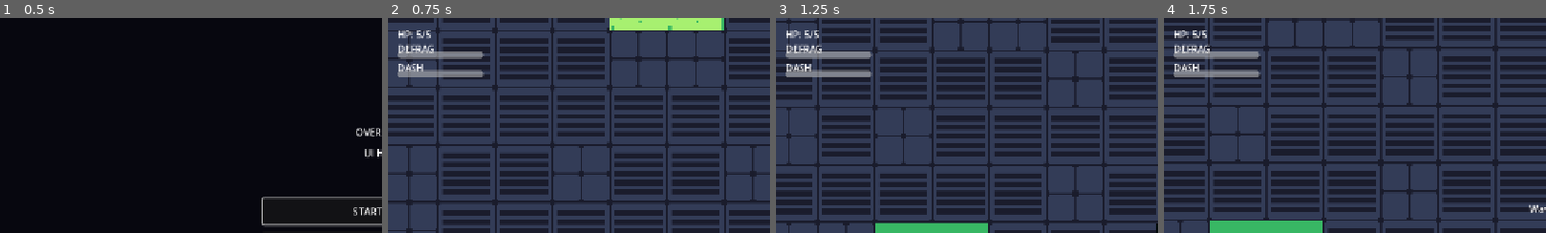
Above: before the commit, frames 1-4 (left to right).
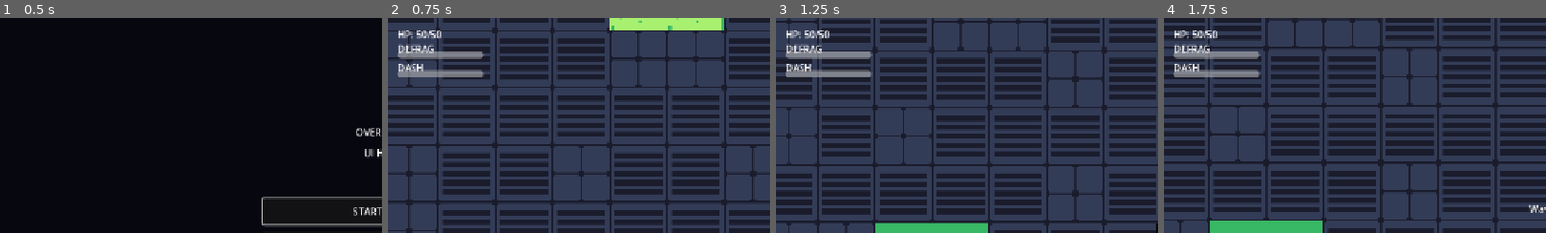
Above: after the commit, the same moments.

Repository: Gubari/ScreenRot
Game: Godot game, scene res://scenes/menus/main_menu.tscn
The game is run twice, just before and just after one commit, with the same random seed, the same clock (stepped at 60 frames per second) and the same inputs.
Inputs (mouse positions are % of the whole screen's width and height, from its top left):
- Up to frame 1 (0.5 s): no input
- Up to frame 2 (0.75 s): click "START GAME" at 0.5 s
- Up to frame 3 (1.25 s): no input
- Up to frame 4 (1.75 s): move the mouse to (72, 45) at 1.27 s; press the mouse at (72, 45) at 1.28 s; hold D (move_right) from 1.28 s (still down)
The pictures show only the part of the screen within x 0-50%, y 0-50%; the shares and areas given below are measured in that part.

Frame 1 is identical in both runs. In frame 2, 0.2% of the frame differs, in the area x 8-14%, y 5-10%; in frame 3, 0.2%; in frame 4, 0.2%.

Commit message:
Igrac2, napravljena boss mehanika sa 3 faze

Diff:
--- /dev/null
+++ b/scenes/effects/screen_closing.tscn
@@ -0,0 +1,23 @@
+[gd_scene load_steps=2 format=3]
+
+[ext_resource type="Script" path="res://scripts/effects/screen_closing.gd" id="1_sc"]
+
+[node name="ScreenClosing" type="CanvasLayer"]
+layer = 100
+script = ExtResource("1_sc")
+
+[node name="Top" type="ColorRect" parent="."]
+mouse_filter = 2
+color = Color(0, 0, 0, 1)
+
+[node name="Bottom" type="ColorRect" parent="."]
+mouse_filter = 2
+color = Color(0, 0, 0, 1)
+
+[node name="Left" type="ColorRect" parent="."]
+mouse_filter = 2
+color = Color(0, 0, 0, 1)
+
+[node name="Right" type="ColorRect" parent="."]
+mouse_filter = 2
+color = Color(0, 0, 0, 1)
--- /dev/null
+++ b/scenes/effects/screen_fragment.tscn
@@ -0,0 +1,24 @@
+[gd_scene load_steps=3 format=3]
+
+[ext_resource type="Script" path="res://scripts/effects/screen_fragment.gd" id="1_frag"]
+
+[sub_resource type="CircleShape2D" id="CircleShape2D_frag"]
+radius = 14.0
+
+[node name="ScreenFragment" type="Area2D"]
+collision_layer = 0
+collision_mask = 1
+script = ExtResource("1_frag")
+
+[node name="Sprite" type="Polygon2D" parent="."]
+color = Color(0, 1, 1, 0.9)
+polygon = PackedVector2Array(-8, -8, 8, -8, 8, 8, -8, 8)
+
+[node name="Glow" type="Polygon2D" parent="."]
+modulate = Color(0, 1, 1, 0.3)
+polygon = PackedVector2Array(-12, -12, 12, -12, 12, 12, -12, 12)
+
+[node name="CollisionShape2D" type="CollisionShape2D" parent="."]
+shape = SubResource("CircleShape2D_frag")
+
+[connection signal="body_entered" from="." to="." method="_on_body_entered"]
--- a/scenes/enemies/bloatware_boss.tscn
+++ b/scenes/enemies/bloatware_boss.tscn
@@ -190,9 +190,8 @@
 collision_layer = 2
 collision_mask = 2
 script = ExtResource("1_boss")
-bullet_damage = 3
-fire_rate = 1.0
-bullet_speed = 600.0
+bullet_damage = 2
+max_hp = 50
 move_speed = 40.0
 contact_damage = 2
 score_value = 500
--- a/scenes/game.tscn
+++ b/scenes/game.tscn
@@ -8,6 +8,7 @@
 [ext_resource type="PackedScene" uid="uid://dom7chcv6feqq" path="res://scenes/menus/pause_menu.tscn" id="6_pausemenu"]
 [ext_resource type="Script" uid="uid://cfdwc1asb32m2" path="res://scripts/managers/wave_data.gd" id="7_kvuet"]
 [ext_resource type="PackedScene" uid="uid://beff53ikalm77" path="res://scenes/menus/upgrade_select.tscn" id="7_upgrade"]
+[ext_resource type="PackedScene" path="res://scenes/effects/screen_closing.tscn" id="12_screen_closing"]
 [ext_resource type="PackedScene" uid="uid://dwp4bu4c432oh" path="res://scenes/map/dungeon_map.tscn" id="8_dungeon_map"]
 [ext_resource type="Script" uid="uid://rqs6ujqgf1ee" path="res://scripts/managers/wave_manager.gd" id="8_wave_manager"]
 [ext_resource type="Resource" uid="uid://cdxps804a0b46" path="res://resources/waves/wave_1.tres" id="9_wave1"]
@@ -130,6 +131,26 @@
 text = "CLEAN"
 horizontal_alignment = 2
 
+[node name="BossBarContainer" type="VBoxContainer" parent="HUD"]
+visible = false
+anchors_preset = 5
+anchor_left = 0.5
+anchor_right = 0.5
+offset_left = -200.0
+offset_top = 12.0
+offset_right = 200.0
+offset_bottom = 52.0
+grow_horizontal = 2
+
+[node name="BossNameLabel" type="Label" parent="HUD/BossBarContainer"]
+horizontal_alignment = 1
+text = "BOSS"
+
+[node name="BossHealthBar" type="ProgressBar" parent="HUD/BossBarContainer"]
+custom_minimum_size = Vector2(400, 20)
+value = 100.0
+show_percentage = false
+
 [node name="WaveLabel" type="Label" parent="HUD" unique_id=692091030]
 offset_left = 490.0
 offset_top = 300.0
@@ -144,3 +165,5 @@
 [node name="PauseMenu" parent="." unique_id=875356330 instance=ExtResource("6_pausemenu")]
 
 [node name="UpgradeSelect" parent="." unique_id=1051217664 instance=ExtResource("7_upgrade")]
+
+[node name="ScreenClosing" parent="." instance=ExtResource("12_screen_closing")]
--- a/scenes/menus/game_over.tscn
+++ b/scenes/menus/game_over.tscn
@@ -3,7 +3,7 @@
 [ext_resource type="Script" path="res://scripts/menus/game_over.gd" id="1_gameover"]
 
 [node name="GameOver" type="CanvasLayer"]
-layer = 10
+layer = 110
 process_mode = 3
 script = ExtResource("1_gameover")
 
@@ -31,6 +31,11 @@
 custom_minimum_size = Vector2(300, 40)
 horizontal_alignment = 1
 text = "GAME OVER"
+
+[node name="Subtitle" type="Label" parent="Panel"]
+visible = false
+horizontal_alignment = 1
+modulate = Color(1, 0.4, 0.4, 1)
 
 [node name="Spacer1" type="Control" parent="Panel"]
 custom_minimum_size = Vector2(0, 10)
--- a/scenes/menus/pause_menu.tscn
+++ b/scenes/menus/pause_menu.tscn
@@ -3,7 +3,7 @@
 [ext_resource type="Script" path="res://scripts/menus/pause_menu.gd" id="1_pausemenu"]
 
 [node name="PauseMenu" type="CanvasLayer"]
-layer = 10
+layer = 110
 process_mode = 3
 script = ExtResource("1_pausemenu")
 
--- a/scenes/player/player.tscn
+++ b/scenes/player/player.tscn
@@ -57,6 +57,7 @@
 [node name="Player" type="CharacterBody2D" unique_id=1085202173]
 collision_mask = 2
 script = ExtResource("1_player")
+max_hp = 50
 
 [node name="Sprite2D" type="AnimatedSprite2D" parent="." unique_id=268205600]
 scale = Vector2(0.85, 0.85)
--- /dev/null
+++ b/scripts/effects/screen_closing.gd
@@ -0,0 +1,81 @@
+extends CanvasLayer
+
+## Controls the 4 black bars that close in from the screen edges.
+## screen_percent = 100 means full visibility, 0 means fully black.
+
+signal screen_percent_changed(percent: float)
+signal screen_fully_closed()
+
+var screen_percent: float = 100.0
+var shrink_rate: float = 0.0  # percent per second lost
+var _active: bool = false
+
+@onready var top: ColorRect = $Top
+@onready var bottom: ColorRect = $Bottom
+@onready var left_bar: ColorRect = $Left
+@onready var right_bar: ColorRect = $Right
+
+func _ready() -> void:
+	layer = 100
+	_update_bars()
+
+func _process(delta: float) -> void:
+	if not _active:
+		return
+	if shrink_rate > 0.0:
+		screen_percent -= shrink_rate * delta
+		screen_percent = maxf(screen_percent, 0.0)
+		_update_bars()
+		screen_percent_changed.emit(screen_percent)
+		if screen_percent <= 0.0:
+			_active = false
+			screen_fully_closed.emit()
+
+func start(rate: float) -> void:
+	shrink_rate = rate
+	_active = true
+
+func stop() -> void:
+	_active = false
+	shrink_rate = 0.0
+
+func restore(amount: float) -> void:
+	screen_percent = minf(screen_percent + amount, 100.0)
+	_update_bars()
+	screen_percent_changed.emit(screen_percent)
+
+func reset_to_full() -> void:
+	_active = false
+	shrink_rate = 0.0
+	var tw := create_tween()
+	tw.tween_method(_set_percent, screen_percent, 100.0, 0.8).set_trans(Tween.TRANS_QUAD).set_ease(Tween.EASE_OUT)
+
+func set_percent_immediate(value: float) -> void:
+	screen_percent = clampf(value, 0.0, 100.0)
+	_update_bars()
+	screen_percent_changed.emit(screen_percent)
+
+func _set_percent(value: float) -> void:
+	screen_percent = value
+	_update_bars()
+	screen_percent_changed.emit(screen_percent)
+
+func _update_bars() -> void:
+	var vp_size := get_viewport().get_visible_rect().size
+	# fraction of screen covered on each side (0 = no bar, 0.5 = fully closed)
+	var cover := (1.0 - screen_percent / 100.0) * 0.5
+
+	var bar_h := vp_size.y * cover
+	var bar_w := vp_size.x * cover
+
+	top.position = Vector2.ZERO
+	top.size = Vector2(vp_size.x, bar_h)
+
+	bottom.position = Vector2(0, vp_size.y - bar_h)
+	bottom.size = Vector2(vp_size.x, bar_h)
+
+	left_bar.position = Vector2(0, bar_h)
+	left_bar.size = Vector2(bar_w, vp_size.y - bar_h * 2.0)
+
+	right_bar.position = Vector2(vp_size.x - bar_w, bar_h)
+	right_bar.size = Vector2(bar_w, vp_size.y - bar_h * 2.0)
--- /dev/null
+++ b/scripts/effects/screen_fragment.gd
@@ -0,0 +1,20 @@
+extends Area2D
+
+signal collected(value: float)
+
+@export var restore_value: float = 15.0
+var _tween: Tween
+
+func _ready() -> void:
+	add_to_group("screen_fragments")
+	collision_layer = 0
+	collision_mask = 1  # detect player
+	# Pulse animation
+	_tween = create_tween().set_loops()
+	_tween.tween_property(self, "scale", Vector2(1.2, 1.2), 0.4).set_trans(Tween.TRANS_SINE)
+	_tween.tween_property(self, "scale", Vector2(0.8, 0.8), 0.4).set_trans(Tween.TRANS_SINE)
+
+func _on_body_entered(body: Node2D) -> void:
+	if body.is_in_group("player"):
+		collected.emit(restore_value)
+		queue_free()
--- a/scripts/enemies/boss_base.gd
+++ b/scripts/enemies/boss_base.gd
@@ -2,39 +2,184 @@
 class_name BossBase
 
 signal boss_defeated(boss_id: String, score: int)
+signal phase_changed(phase: int)
+signal request_screen_shrink(rate: float)
+signal request_screen_restore(amount: float)
+signal request_zoom(target_zoom: float)
+signal fragment_spawn_requested(world_pos: Vector2, value: float)
 
 @export var boss_id: String = "bloatware"
 @export var bullet_damage: int = 1
-@export var fire_rate: float = 2.0
-@export var bullet_speed: float = 200.0
-
+@export var fire_rate: float = 1.0
+@export var bullet_speed: float = 600.0
+
+# Phase thresholds (percent of max_hp)
+@export var phase2_threshold: float = 0.6
+@export var phase3_threshold: float = 0.3
+
+# Phase 1 config
+@export var p1_shrink_rate: float = 2.0
+@export var p1_fire_rate: float = 1.0
+@export var p1_move_speed: float = 40.0
+@export var p1_fragment_rate: float = 3.0
+@export var p1_fragment_value: float = 15.0
+@export var p1_immune_threshold: float = 50.0
+
+# Phase 2 config
+@export var p2_shrink_rate: float = 4.0
+@export var p2_fire_rate: float = 0.8
+@export var p2_move_speed: float = 70.0
+@export var p2_spread_count: int = 3
+@export var p2_spread_angle: float = 25.0
+@export var p2_fragment_rate: float = 3.0
+@export var p2_fragment_value: float = 10.0
+@export var p2_immune_threshold: float = 50.0
+@export var p2_zoom_per_shot: float = 0.02
+@export var p2_max_zoom: float = 1.4
+
+# Phase 3 config
+@export var p3_shrink_rate: float = 6.0
+@export var p3_fire_rate: float = 0.6
+@export var p3_move_speed: float = 100.0
+@export var p3_ring_count: int = 8
+@export var p3_fragment_rate: float = 2.5
+@export var p3_fragment_value: float = 8.0
+@export var p3_immune_threshold: float = 60.0
+@export var p3_panic_threshold: float = 20.0
+
+var current_phase: int = 0
 var fire_timer: float = 0.0
+var fragment_timer: float = 0.0
 var is_dying: bool = false
+var is_transitioning: bool = false
+var current_zoom: float = 1.0
+var screen_percent: float = 100.0
 
 var bullet_scene: PackedScene = preload("res://scenes/enemies/boss_bullet.tscn")
+var fragment_scene: PackedScene = preload("res://scenes/effects/screen_fragment.tscn")
 
 func _ready() -> void:
 	enemy_type = "boss"
 	super._ready()
-	fire_timer = fire_rate
+	_enter_phase(1)
 
 func _physics_process(delta: float) -> void:
-	if is_dying:
+	if is_dying or is_transitioning:
 		return
 	super._physics_process(delta)
 	if player and is_instance_valid(player) and player.visible:
 		_handle_shooting(delta)
+		_handle_fragment_spawning(delta)
 		_update_animation()
 
 func do_movement(_delta: float) -> void:
+	if not player or not is_instance_valid(player):
+		return
 	var dir = (player.global_position - global_position).normalized()
 	velocity = dir * move_speed
 	var spr := get_node_or_null("Sprite") as AnimatedSprite2D
 	if spr:
 		spr.flip_h = dir.x < 0.0
 
+# ── Phase management ──────────────────────────────────────────
+
+func _enter_phase(phase: int) -> void:
+	current_phase = phase
+	match phase:
+		1:
+			fire_rate = p1_fire_rate
+			move_speed = p1_move_speed
+			fragment_timer = p1_fragment_rate
+			request_screen_shrink.emit(p1_shrink_rate)
+		2:
+			fire_rate = p2_fire_rate
+			move_speed = p2_move_speed
+			fragment_timer = p2_fragment_rate
+			request_screen_shrink.emit(p2_shrink_rate)
+		3:
+			fire_rate = p3_fire_rate
+			move_speed = p3_move_speed
+			fragment_timer = p3_fragment_rate
+			request_screen_shrink.emit(p3_shrink_rate)
+	fire_timer = fire_rate
+	phase_changed.emit(phase)
+
+func take_damage(amount: int) -> void:
+	if is_dying or is_transitioning:
+		return
+
+	# Check immunity based on screen percent
+	var threshold := _get_immune_threshold()
+	if screen_percent < threshold:
+		# Boss is immune — visual feedback
+		flash_immune()
+		return
+
+	current_hp -= amount
+	flash_white()
+	AudioManager.play_sfx("enemy_hit")
+
+	if current_hp <= 0:
+		die()
+		return
+
+	# Check phase transitions
+	var hp_percent := float(current_hp) / float(max_hp)
+	if current_phase == 1 and hp_percent <= phase2_threshold:
+		_transition_to_phase(2)
+	elif current_phase == 2 and hp_percent <= phase3_threshold:
+		_transition_to_phase(3)
+
+func _get_immune_threshold() -> float:
+	match current_phase:
+		1: return p1_immune_threshold
+		2: return p2_immune_threshold
+		3: return p3_immune_threshold
+	return 50.0
+
+func flash_immune() -> void:
+	modulate = Color(0.3, 0.3, 1.0, 1.0)
+	var tween = create_tween()
+	tween.tween_property(self, "modulate", Color.WHITE, 0.15)
+
+func _transition_to_phase(phase: int) -> void:
+	is_transitioning = true
+	velocity = Vector2.ZERO
+
+	# Flash effect
+	var flash_color := Color.ORANGE if phase == 2 else Color.RED
+	modulate = flash_color
+	var tw := create_tween()
+	tw.tween_property(self, "modulate", Color.WHITE, 0.3)
+	await tw.finished
+
+	if not is_instance_valid(self):
+		return
+
+	var pause_time := 1.0 if phase == 2 else 1.5
+
+	# Phase 3 mercy reset: give player some screen back
+	if phase == 3:
+		request_screen_restore.emit(40.0)
+
+	await get_tree().create_timer(pause_time).timeout
+
+	if not is_instance_valid(self):
+		return
+
+	is_transitioning = false
+	_enter_phase(phase)
+
+func set_screen_percent(value: float) -> void:
+	screen_percent = value
+
+# ── Shooting ──────────────────────────────────────────────────
+
 func _handle_shooting(delta: float) -> void:
 	fire_timer -= delta
+	# Phase 3 panic: double fire rate when screen is very low
+	if current_phase == 3 and screen_percent < p3_panic_threshold:
+		fire_timer -= delta  # ticks twice as fast
 	if fire_timer <= 0:
 		fire_timer = fire_rate
 		_shoot()
@@ -51,13 +196,75 @@
 		if spr.sprite_frames.has_animation("run"):
 			spr.play("run")
 
+	if not player or not is_instance_valid(player):
+		return
+
+	match current_phase:
+		1:
+			_shoot_single()
+		2:
+			_shoot_spread()
+		3:
+			_shoot_ring()
+
+func _shoot_single() -> void:
 	var dir = (player.global_position - global_position).normalized()
+	_spawn_bullet(dir)
+
+func _shoot_spread() -> void:
+	var base_dir = (player.global_position - global_position).normalized()
+	var base_angle = base_dir.angle()
+	var half_spread = deg_to_rad(p2_spread_angle) / 2.0
+	for i in p2_spread_count:
+		var t := 0.0
+		if p2_spread_count > 1:
+			t = float(i) / float(p2_spread_count - 1)  # 0 to 1
+		var angle = base_angle - half_spread + t * half_spread * 2.0
+		_spawn_bullet(Vector2(cos(angle), sin(angle)))
+	# Zoom effect
+	current_zoom = minf(current_zoom + p2_zoom_per_shot, p2_max_zoom)
+	request_zoom.emit(current_zoom)
+
+func _shoot_ring() -> void:
+	var angle_step = TAU / float(p3_ring_count)
+	for i in p3_ring_count:
+		var angle = i * angle_step
+		_spawn_bullet(Vector2(cos(angle), sin(angle)))
+
+func _spawn_bullet(dir: Vector2) -> void:
 	var bullet = bullet_scene.instantiate()
 	bullet.global_position = global_position
-	bullet.direction = dir
+	bullet.direction = dir.normalized()
 	bullet.speed = bullet_speed
 	bullet.damage = bullet_damage
 	get_tree().current_scene.add_child(bullet)
+
+# ── Fragment spawning ─────────────────────────────────────────
+
+func _handle_fragment_spawning(delta: float) -> void:
+	fragment_timer -= delta
+	if fragment_timer <= 0:
+		match current_phase:
+			1:
+				fragment_timer = p1_fragment_rate
+				_spawn_fragment(p1_fragment_value)
+			2:
+				fragment_timer = p2_fragment_rate
+				_spawn_fragment(p2_fragment_value)
+			3:
+				fragment_timer = p3_fragment_rate
+				_spawn_fragment(p3_fragment_value)
+
+func _spawn_fragment(value: float) -> void:
+	if not player or not is_instance_valid(player):
+		return
+	# Spawn at random position around the player within visible range
+	var angle = randf() * TAU
+	var dist = randf_range(100.0, 300.0)
+	var pos = player.global_position + Vector2(cos(angle), sin(angle)) * dist
+	fragment_spawn_requested.emit(pos, value)
+
+# ── Animation ─────────────────────────────────────────────────
 
 func _update_animation() -> void:
 	var spr := get_node_or_null("Sprite") as AnimatedSprite2D
@@ -74,11 +281,16 @@
 			if spr.animation != "idle":
 				spr.play("idle")
 
+# ── Death ─────────────────────────────────────────────────────
+
 func die() -> void:
 	if is_dying:
 		return
 	is_dying = true
 	velocity = Vector2.ZERO
+	# Reset all screen effects
+	request_screen_shrink.emit(0.0)
+	request_zoom.emit(1.0)
 	var spr := get_node_or_null("Sprite") as AnimatedSprite2D
 	if spr and spr.sprite_frames.has_animation("death"):
 		spr.play("death")
--- a/scripts/managers/enemy_spawner.gd
+++ b/scripts/managers/enemy_spawner.gd
@@ -77,8 +77,8 @@
 			return pos
 
 	# Fallback: clamp to map bounds
-	var angle := randf() * TAU
-	var pos := center + Vector2(cos(angle), sin(angle)) * spawn_margin
+	var fb_angle := randf() * TAU
+	var pos := center + Vector2(cos(fb_angle), sin(fb_angle)) * spawn_margin
 	pos.x = clampf(pos.x, map_rect.position.x + map_margin, map_rect.end.x - map_margin)
 	pos.y = clampf(pos.y, map_rect.position.y + map_margin, map_rect.end.y - map_margin)
 	return pos
--- a/scripts/managers/game_manager.gd
+++ b/scripts/managers/game_manager.gd
@@ -17,12 +17,20 @@
 @onready var upgrade_select: CanvasLayer = $UpgradeSelect
 @onready var debris_overlay: CanvasLayer = $DebrisOverlay
 @onready var dungeon_map: Node2D = $DungeonMap
+@onready var screen_closing: CanvasLayer = $ScreenClosing
+@onready var boss_bar_container: VBoxContainer = $HUD/BossBarContainer
+@onready var boss_name_label: Label = $HUD/BossBarContainer/BossNameLabel
+@onready var boss_health_bar: ProgressBar = $HUD/BossBarContainer/BossHealthBar
 
 var current_wave: int = 0
 var wave_active: bool = false
 
 var kills_this_wave: int = 0
 var run_credits: int = 0
+
+# Boss tracking
+var _active_boss: BossBase = null
+var _fragment_scene: PackedScene = preload("res://scenes/effects/screen_fragment.tscn")
 
 func _ready() -> void:
 	# Generate dungeon map first
@@ -51,7 +59,12 @@
 	upgrade_select.upgrade_chosen.connect(_on_upgrade_chosen)
 	if debris_overlay and debris_overlay.has_signal("debris_changed"):
 		debris_overlay.debris_changed.connect(_on_debris_changed)
+	if screen_closing and screen_closing.has_signal("screen_percent_changed"):
+		screen_closing.screen_percent_changed.connect(_on_screen_percent_changed)
+	if screen_closing and screen_closing.has_signal("screen_fully_closed"):
+		screen_closing.screen_fully_closed.connect(_on_screen_fully_closed)
 	update_hud()
+	boss_bar_container.visible = false
 	wave_label.visible = false
 	AudioManager.play_music("gameplay")
 	await get_tree().create_timer(1.0).timeout
@@ -60,6 +73,13 @@
 func _process(_delta: float) -> void:
 	defrag_bar.value = player.get_defrag_percent() * 100.0
 	dash_bar.value = player.get_dash_percent() * 100.0
+	# Auto-detect boss if not connected yet
+	if not _active_boss or not is_instance_valid(_active_boss):
+		_try_connect_boss()
+	# Update boss health bar
+	if _active_boss and is_instance_valid(_active_boss):
+		boss_health_bar.value = (float(_active_boss.current_hp) / float(_active_boss.max_hp)) * 100.0
+		_update_boss_bar_color()
 	if OS.is_debug_build() and Input.is_key_pressed(KEY_U):
 		_debug_skip_wave()
 
@@ -81,6 +101,115 @@
 
 func get_wave_data(wave: int) -> Array:
 	return wave_manager.get_wave_data(wave)
+
+# ── Boss connection ───────────────────────────────────────────
+
+func _try_connect_boss() -> void:
+	for enemy in get_tree().get_nodes_in_group("enemies"):
+		if enemy is BossBase:
+			_connect_boss(enemy as BossBase)
+			return
+
+func _connect_boss(boss: BossBase) -> void:
+	_active_boss = boss
+	boss.phase_changed.connect(_on_boss_phase_changed)
+	boss.request_screen_shrink.connect(_on_boss_screen_shrink)
+	boss.request_screen_restore.connect(_on_boss_screen_restore)
+	boss.request_zoom.connect(_on_boss_zoom)
+	boss.fragment_spawn_requested.connect(_on_boss_fragment_spawn)
+	boss.boss_defeated.connect(_on_boss_defeated)
+	# Show boss health bar
+	boss_name_label.text = boss.boss_id.to_upper()
+	boss_health_bar.value = 100.0
+	boss_bar_container.visible = true
+	# Start screen shrink for whatever phase boss is already in
+	match boss.current_phase:
+		1: _on_boss_screen_shrink(boss.p1_shrink_rate)
+		2: _on_boss_screen_shrink(boss.p2_shrink_rate)
+		3: _on_boss_screen_shrink(boss.p3_shrink_rate)
+
+func _on_boss_phase_changed(_phase: int) -> void:
+	_update_boss_bar_color()
+
+func _on_boss_screen_shrink(rate: float) -> void:
+	if screen_closing:
+		if rate > 0.0:
+			screen_closing.shrink_rate = rate
+			screen_closing.start(rate)
+		else:
+			screen_closing.stop()
+
+func _on_boss_screen_restore(amount: float) -> void:
+	if screen_closing:
+		screen_closing.restore(amount)
+
+func _on_boss_zoom(target_zoom: float) -> void:
+	var cam := player.get_node_or_null("Camera2D") as Camera2D
+	if cam:
+		var tw := create_tween()
+		tw.tween_property(cam, "zoom", Vector2(target_zoom, target_zoom), 0.5).set_trans(Tween.TRANS_QUAD)
+
+func _on_boss_fragment_spawn(world_pos: Vector2, value: float) -> void:
+	var frag = _fragment_scene.instantiate()
+	frag.global_position = world_pos
+	frag.restore_value = value
+	frag.collected.connect(_on_fragment_collected)
+	get_tree().current_scene.add_child(frag)
+
+func _on_fragment_collected(value: float) -> void:
+	if screen_closing:
+		screen_closing.restore(value)
+
+func _on_screen_percent_changed(percent: float) -> void:
+	if _active_boss and is_instance_valid(_active_boss):
+		_active_boss.set_screen_percent(percent)
+
+func _on_screen_fully_closed() -> void:
+	# Screen went fully black — game over
+	if not player or not is_instance_valid(player) or not player.visible:
+		return
+	wave_active = false
+	player.set_physics_process(false)
+	player.visible = false
+	# Clean up boss
+	if _active_boss and is_instance_valid(_active_boss):
+		_active_boss = null
+	if screen_closing:
+		screen_closing.stop()
+	boss_bar_container.visible = false
+	for frag in get_tree().get_nodes_in_group("screen_fragments"):
+		frag.queue_free()
+	SaveManager.add_credits(run_credits)
+	SaveManager.update_high_score(player.score)
+	game_over_screen.show_game_over(player.score, run_credits, "YOU DIED!", "There was not enough screen.")
+
+func _on_boss_defeated(_boss_id: String, _score: int) -> void:
+	_active_boss = null
+	boss_bar_container.visible = false
+	# Reset screen effects
+	if screen_closing:
+		screen_closing.reset_to_full()
+	# Reset camera zoom
+	var cam := player.get_node_or_null("Camera2D") as Camera2D
+	if cam:
+		var tw := create_tween()
+		tw.tween_property(cam, "zoom", Vector2(1.0, 1.0), 0.8).set_trans(Tween.TRANS_QUAD)
+	# Clean up remaining fragments
+	for frag in get_tree().get_nodes_in_group("screen_fragments"):
+		frag.queue_free()
+
+func _update_boss_bar_color() -> void:
+	if not _active_boss or not is_instance_valid(_active_boss):
+		return
+	var hp_pct := float(_active_boss.current_hp) / float(_active_boss.max_hp)
+	if hp_pct > 0.6:
+		boss_health_bar.modulate = Color.GREEN
+	elif hp_pct > 0.3:
+		boss_health_bar.modulate = Color.ORANGE
+	else:
+		boss_health_bar.modulate = Color.RED
+
+# ── Standard wave/enemy handling ──────────────────────────────
 
 func _on_enemy_killed(pos: Vector2, type: String) -> void:
 	kills_this_wave += 1
@@ -180,6 +309,18 @@
 
 func _on_player_died(final_score: int, _credits: int) -> void:
 	wave_active = false
+	# Clean up boss effects on death
+	if _active_boss and is_instance_valid(_active_boss):
+		_active_boss = null
+	if screen_closing:
+		screen_closing.reset_to_full()
+	var cam := player.get_node_or_null("Camera2D") as Camera2D
+	if cam:
+		var tw := create_tween()
+		tw.tween_property(cam, "zoom", Vector2(1.0, 1.0), 0.5)
+	boss_bar_container.visible = false
+	for frag in get_tree().get_nodes_in_group("screen_fragments"):
+		frag.queue_free()
 	SaveManager.add_credits(run_credits)
 	SaveManager.update_high_score(final_score)
 	game_over_screen.show_game_over(final_score, run_credits)
@@ -202,6 +343,17 @@
 	wave_active = false
 	enemy_spawner.spawning = false
 	enemy_spawner.spawn_queue.clear()
+	# Clean boss effects before killing enemies
+	if _active_boss and is_instance_valid(_active_boss):
+		_active_boss = null
+	if screen_closing:
+		screen_closing.reset_to_full()
+	var cam := player.get_node_or_null("Camera2D") as Camera2D
+	if cam:
+		cam.zoom = Vector2(1.0, 1.0)
+	boss_bar_container.visible = false
+	for frag in get_tree().get_nodes_in_group("screen_fragments"):
+		frag.queue_free()
 	for enemy in get_tree().get_nodes_in_group("enemies"):
 		enemy.queue_free()
 	enemy_spawner.enemies_alive = 0
--- a/scripts/menus/game_over.gd
+++ b/scripts/menus/game_over.gd
@@ -1,5 +1,7 @@
 extends CanvasLayer
 
+@onready var title_label: Label = $Panel/Title
+@onready var subtitle_label: Label = $Panel/Subtitle
 @onready var score_value: Label = $Panel/ScoreValue
 @onready var credits_value: Label = $Panel/CreditsValue
 @onready var high_score_value: Label = $Panel/HighScoreValue
@@ -14,7 +16,13 @@
 	quit_button.pressed.connect(_on_quit)
 	visible = false
 
-func show_game_over(score: int, credits_earned: int) -> void:
+func show_game_over(score: int, credits_earned: int, title: String = "GAME OVER", subtitle: String = "") -> void:
+	title_label.text = title
+	if subtitle != "":
+		subtitle_label.text = subtitle
+		subtitle_label.visible = true
+	else:
+		subtitle_label.visible = false
 	score_value.text = str(score)
 	credits_value.text = "+" + str(credits_earned)
 	high_score_value.text = str(SaveManager.get_high_score())
--- a/scripts/player/player.gd
+++ b/scripts/player/player.gd
@@ -18,7 +18,7 @@
 
 # HP
 @export var max_hp: int = 5
-var current_hp: int
+var current_hp: int = max_hp
 
 # Score
 var score: int = 0
Not shown, added: scripts/effects/screen_closing.gd.uid
Not shown, added: scripts/effects/screen_fragment.gd.uid
